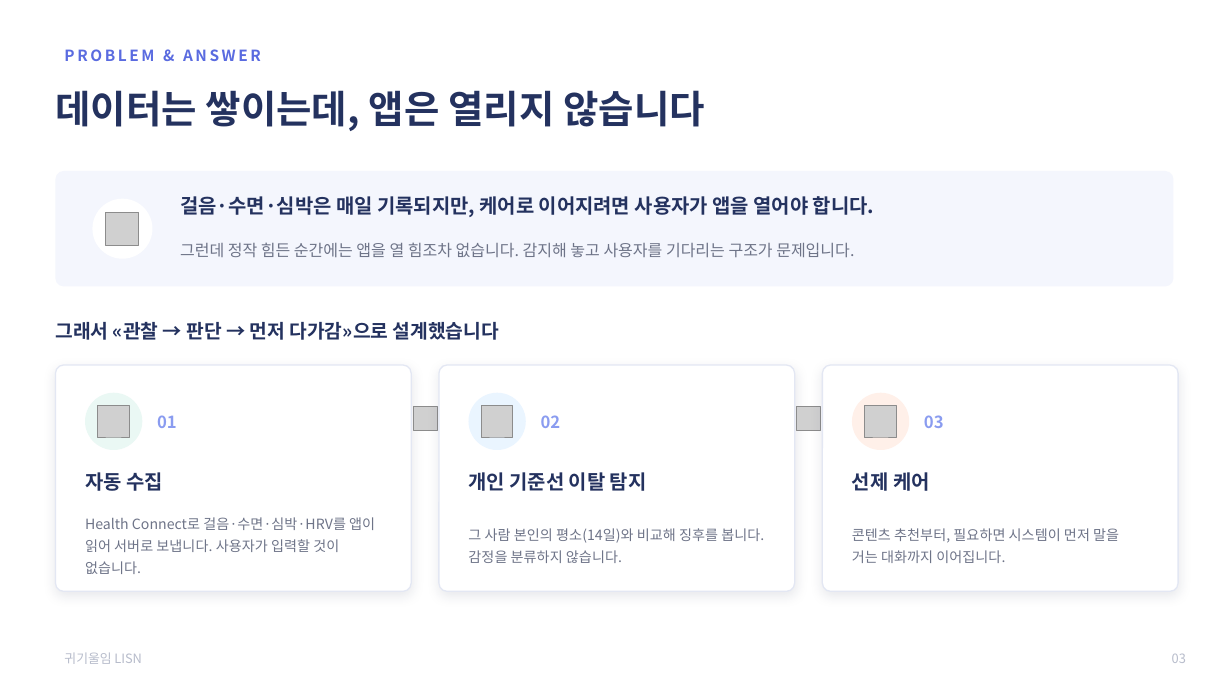
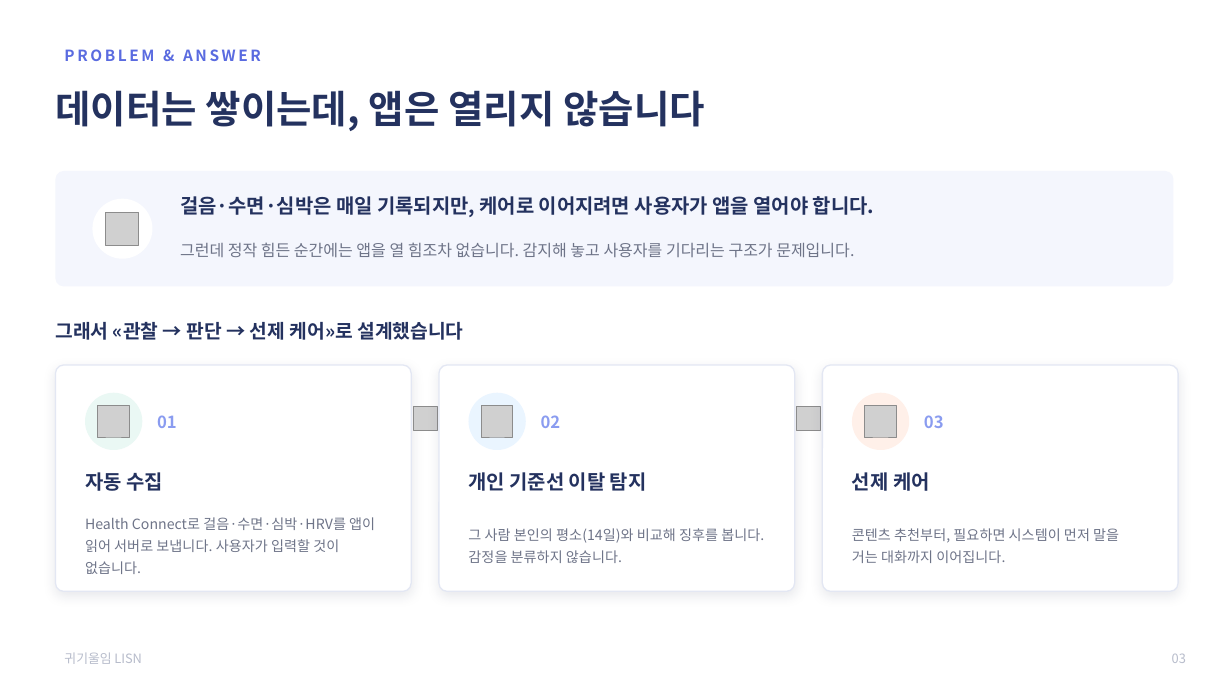
Before and after one commit to 2026-SMHRD-KDT-HealthCare-5/lisn, a slide deck: slide 4 of documents/최종발표자료_귀기울임.pptx. Drawn at 1232x693 pixels with LibreOffice and Linux fonts; fonts in the diff are those of the drawing; grey boxes stand for pictures. Boxes give left, top, right and bottom in pixels: in the first picture for what was removed or moved away, otherwise in the second. Text is boxed around its words. In the diff, an @@ line names an element or a change of style, - is before the commit and + after.

```diff
--- a/documents/최종발표자료_귀기울임.pptx
+++ b/documents/최종발표자료_귀기울임.pptx
@@ text at (55, 322, 463, 340): text changed @@
-그래서 «관찰 → 판단 → 먼저 다가감»으로 설계했습니다
+그래서 «관찰 → 판단 → 선제 케어»로 설계했습니다
```
Also in this commit, not shown: 1 other slide changed, 3 other files.
